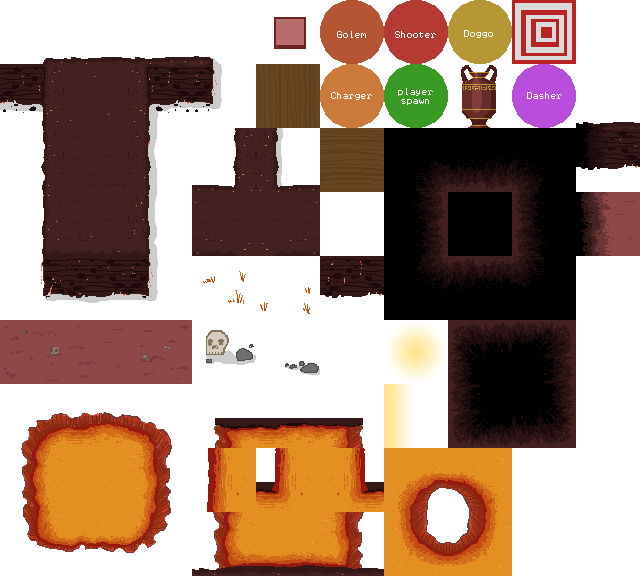
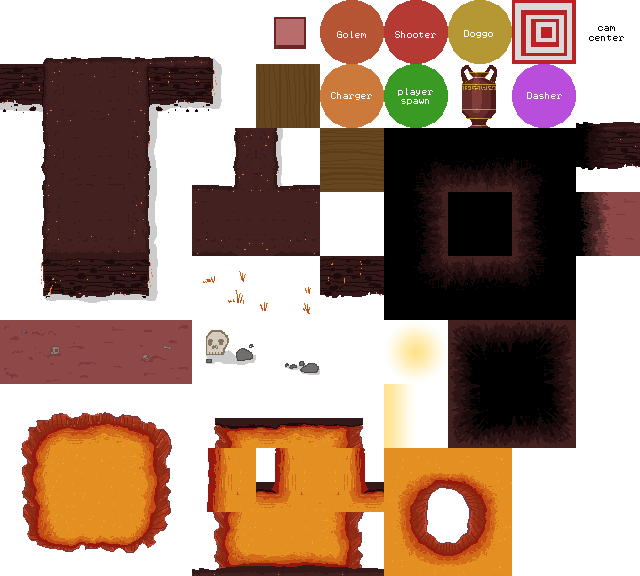
Comparing the layer stacks of the two 640px x 576px images. Changes:
added layer "cam center" in group "enemies" over (589, 26, 624, 41)
added layer "Layer 6" in group "enemies" over (589, 26, 624, 41)
